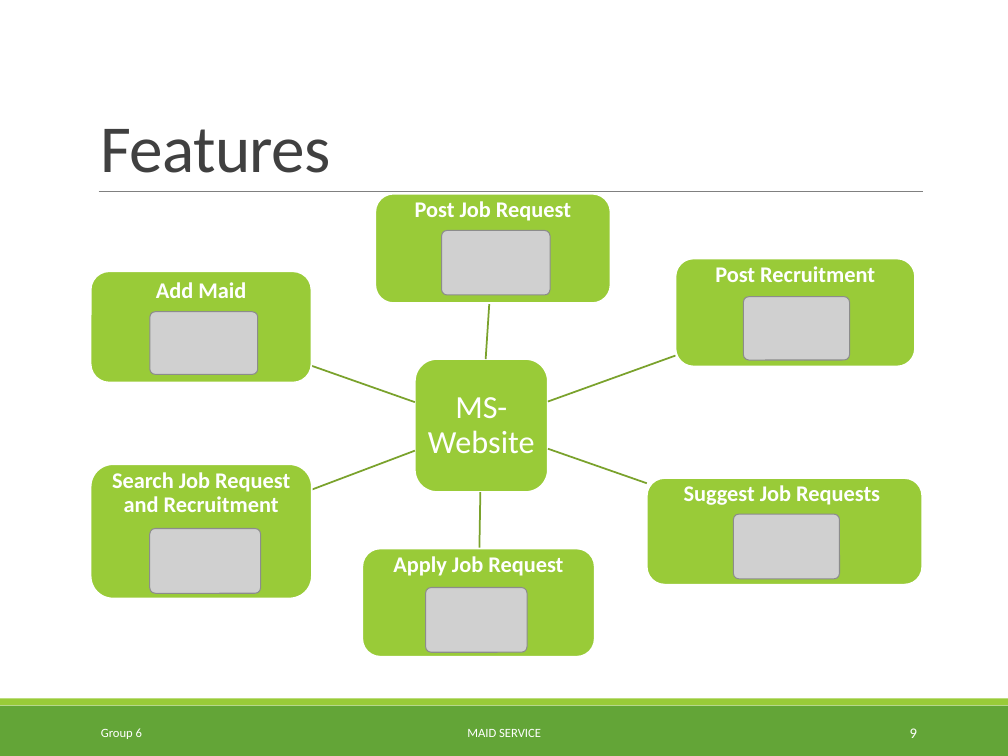
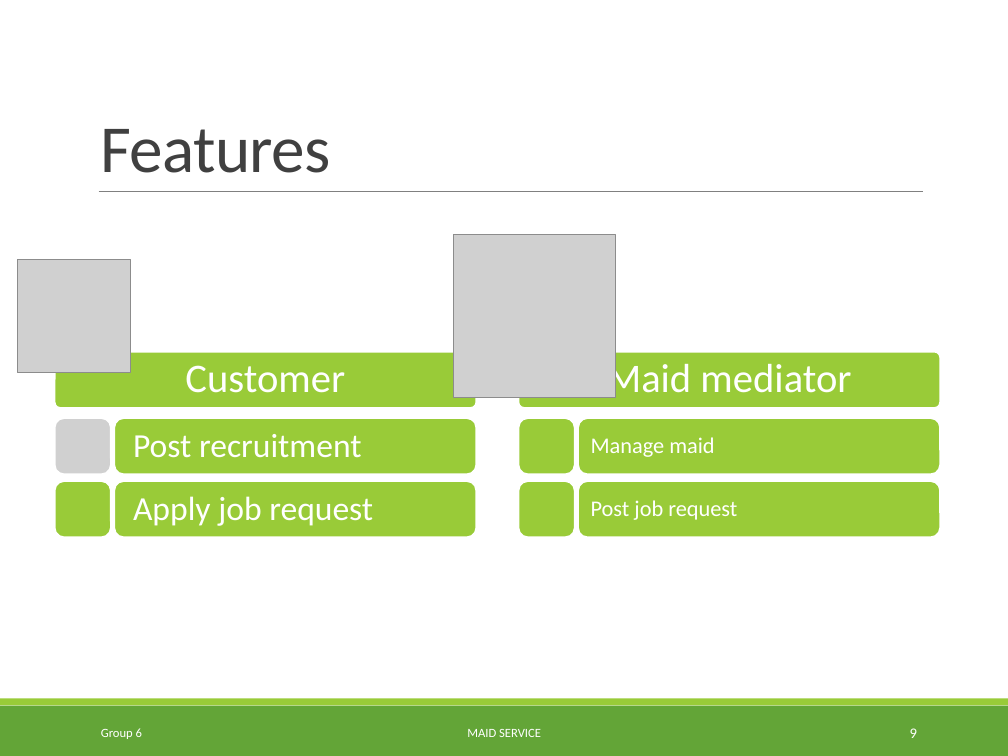
Before and after one commit to TuanBT/ms-website, a slide deck: slide 9 of 06.Personal Archives/02.TuyenMQ/MS_Slide.pptx. Drawn at 1008x756 pixels with LibreOffice and Linux fonts; fonts in the diff are those of the drawing; grey boxes stand for pictures. Boxes give left, top, right and bottom in pixels: in the first picture for what was removed or moved away, otherwise in the second. Text is boxed around its words. In the diff, an @@ line names an element or a change of style, - is before the commit and + after.

```diff
--- a/06.Personal Archives/02.TuyenMQ/MS_Slide.pptx
+++ b/06.Personal Archives/02.TuyenMQ/MS_Slide.pptx
@@ picture removed at [442, 231, 550, 295] @@
@@ picture added at [454, 235, 616, 397] @@
@@ picture added at [17, 259, 131, 373] @@
@@ group removed at [112, 194, 880, 656]: 6 freeform shapes, 4 texts, 2 rounded rectangles @@
-MS-Website
-Suggest Job Requests
-Search Job Request and Recruitment
-Add Maid
@@ picture removed at [744, 296, 850, 360] @@
@@ picture removed at [150, 311, 258, 374] @@
@@ rounded rectangle: place and size @@
-rounded rectangle at [91, 271, 311, 382]
+rounded rectangle at [54, 352, 476, 408]
@@ proportions changed in 5 elements at [579, 481, 940, 537], [518, 418, 575, 475], [114, 481, 476, 537], [54, 352, 476, 408], [518, 352, 939, 408] @@
@@ rounded rectangle: place and size @@
-rounded rectangle at [675, 258, 915, 366]
+rounded rectangle at [518, 352, 939, 408]
@@ rounded rectangle: place and size @@
-rounded rectangle at [415, 359, 548, 492]
+rounded rectangle at [518, 418, 575, 475]
@@ text at [133, 434, 362, 458]: text changed; size 16 to 24 pt; bold off @@
-Post Recruitment
+Post recruitment
@@ vertical alignment top to middle in 3 elements at [591, 500, 737, 520], [133, 434, 362, 458], [133, 496, 373, 526] @@
@@ rounded rectangle: place and size @@
-rounded rectangle at [91, 465, 312, 599]
+rounded rectangle at [114, 481, 476, 537]
@@ text at [133, 496, 373, 526]: text changed; size 16 to 24 pt; bold off @@
-Apply Job Request
+Apply job request
@@ group added at [54, 359, 940, 537]: 4 rounded rectangles, 3 texts, 1 picture @@
+Customer
+Maid mediator
+Manage maid
@@ rounded rectangle: place and size @@
-rounded rectangle at [647, 478, 922, 585]
+rounded rectangle at [579, 481, 940, 537]
@@ text at [591, 500, 737, 520]: text changed; bold off @@
-Post Job Request
+Post job request
@@ picture removed at [150, 528, 261, 593] @@
@@ picture removed at [734, 514, 840, 579] @@
@@ picture removed at [425, 588, 527, 652] @@
```
Also in this commit, not shown: 10 other slides changed, 9 slides added, 2 slides removed.
